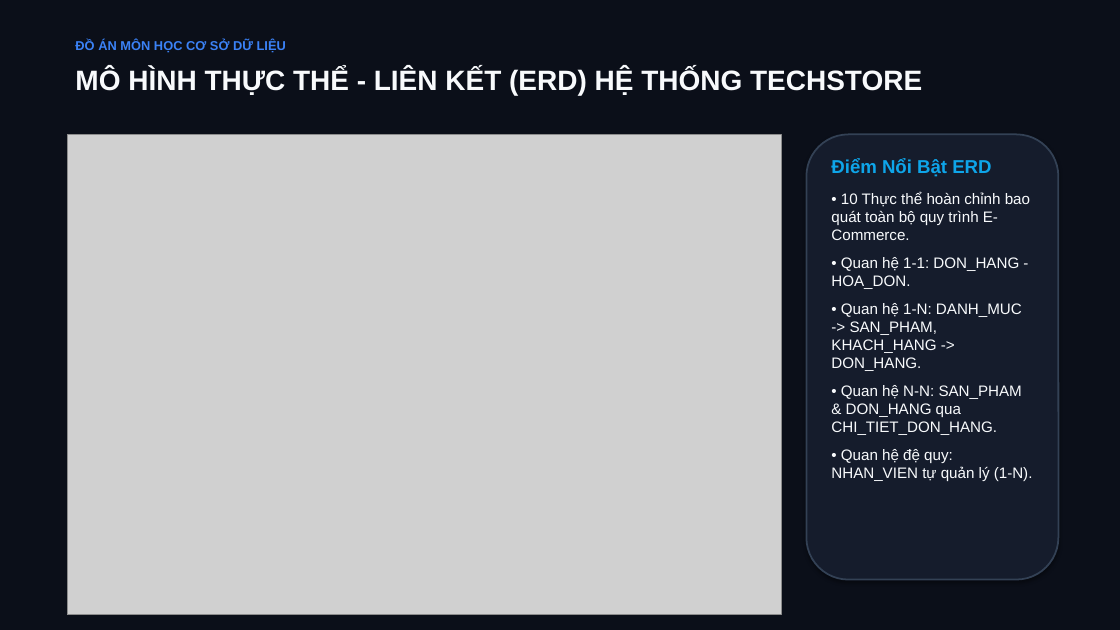
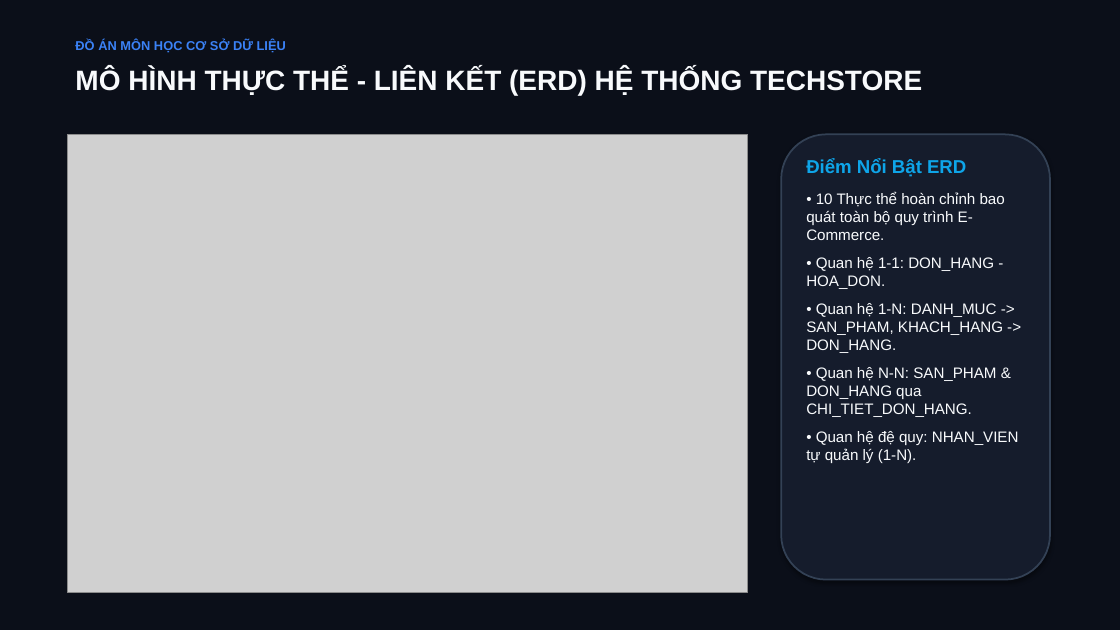
Before and after one commit to luong-van-thien/-n-CSDL, a slide deck: slide 4 of 05_Slide_Presentation/Slide_Thuyet_Trinh_Do_An_CSDL.pptx. Drawn at 1120x630 pixels with LibreOffice and Linux fonts; fonts in the diff are those of the drawing; grey boxes stand for pictures. Boxes give left, top, right and bottom in pixels: in the first picture for what was removed or moved away, otherwise in the second. Text is boxed around its words. In the diff, an @@ line names an element or a change of style, - is before the commit and + after.

```diff
--- a/05_Slide_Presentation/Slide_Thuyet_Trinh_Do_An_CSDL.pptx
+++ b/05_Slide_Presentation/Slide_Thuyet_Trinh_Do_An_CSDL.pptx
@@ picture: place and size @@
-picture at (67,134,781,615)
+picture at (67,134,748,592)
@@ rounded rectangle: place and size @@
-rounded rectangle at (807,134,1059,580)
+rounded rectangle at (781,134,1050,580)
@@ text "Điểm Nổi Bật ERD" rewrapped from (831,159,1033,481) to (806,159,1019,463) @@
```
Also in this commit, not shown: 1 other slide changed, 4 other files.
